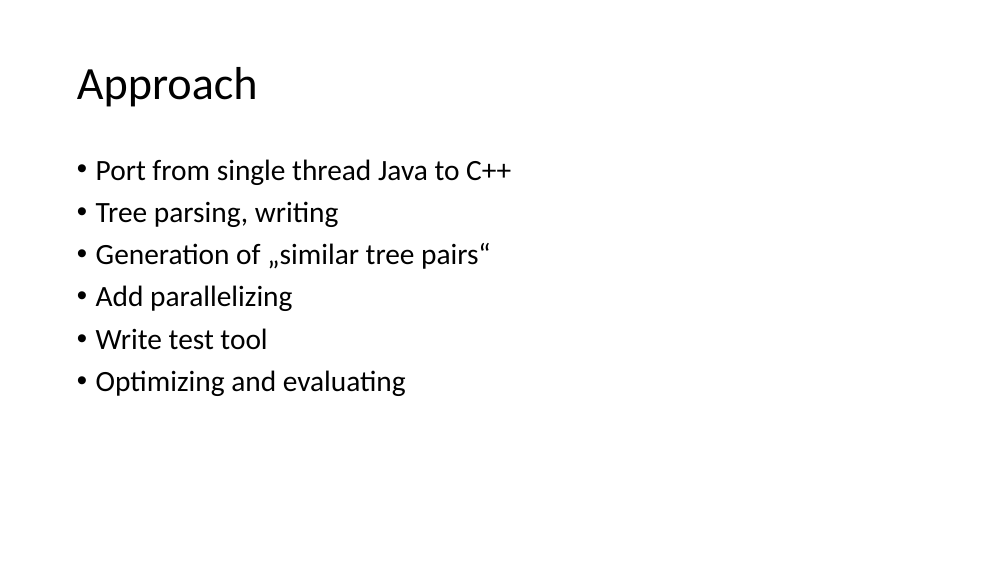
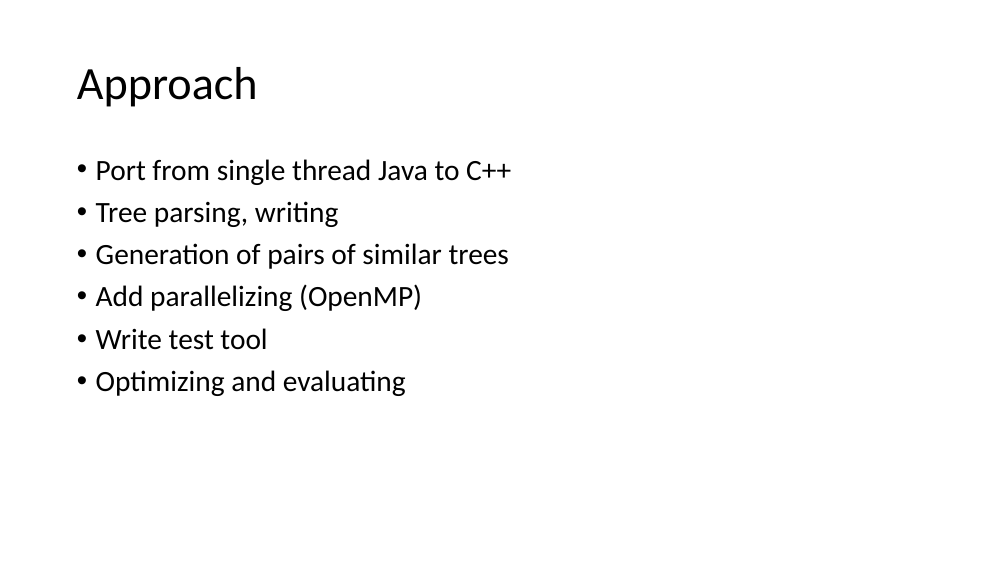
Before and after one commit to BalzGuenat/ParallelGumtree, a slide deck: slide 6 of final_presentation/ParallelGumtree.odp. Drawn at 1008x567 pixels with LibreOffice and Linux fonts; fonts in the diff are those of the drawing. Boxes give left, top, right and bottom in pixels: in the first picture for what was removed or moved away, otherwise in the second. Text is boxed around its words. In the diff, an @@ line names an element or a change of style, - is before the commit and + after.

Commit message:
update presentation

```diff
--- a/final_presentation/ParallelGumtree.odp
+++ b/final_presentation/ParallelGumtree.odp
@@ text at (96,243,509,311): text changed @@
-• Generation of „similar tree pairs“
-• Add parallelizing
+• Generation of pairs of similar trees
+• Add parallelizing (OpenMP)
```
Also in this commit, not shown: 5 slides added, 3 slides removed, 1 other file.
